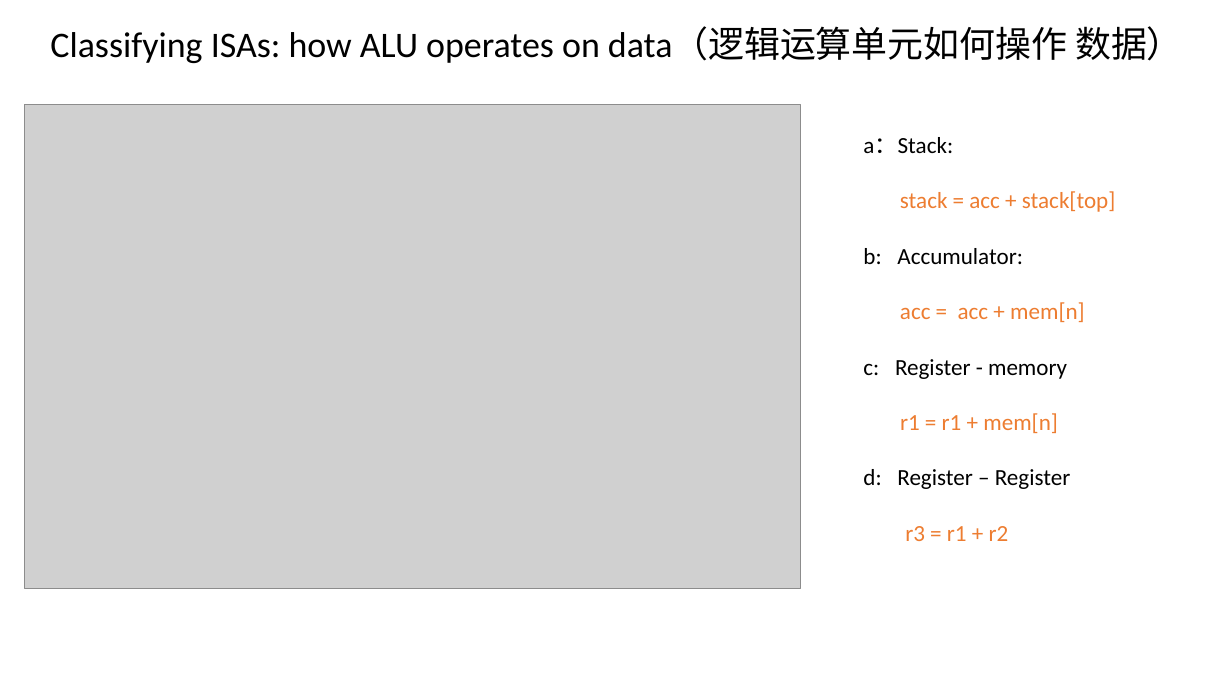
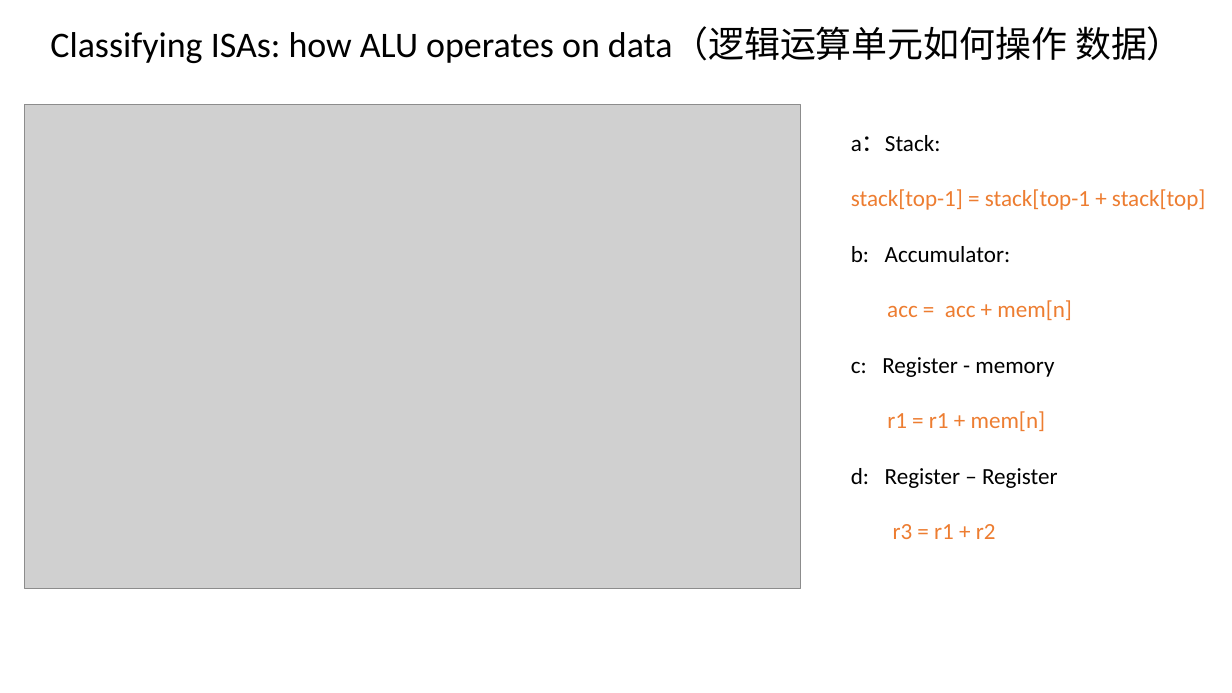
Before and after one commit to vcboy1/Leeds, a slide deck: slide 50 of 26fall/1860/Lecture/Week1.6/Lec_1.6.1_Architecture_and_Instruction_Sets.pptx. Drawn at 1232x693 pixels with LibreOffice and Linux fonts; fonts in the diff are those of the drawing; grey boxes stand for pictures. Boxes give left, top, right and bottom in pixels: in the first picture for what was removed or moved away, otherwise in the second. Text is boxed around its words. In the diff, an @@ line names an element or a change of style, - is before the commit and + after.

```diff
--- a/26fall/1860/Lecture/Week1.6/Lec_1.6.1_Architecture_and_Instruction_Sets.pptx
+++ b/26fall/1860/Lecture/Week1.6/Lec_1.6.1_Architecture_and_Instruction_Sets.pptx
@@ text "a：Stack:" moved from (x1=863, y1=137, x2=1116, y2=541) to (x1=851, y1=135, x2=1206, y2=539) @@
@@ text at (x1=851, y1=189, x2=1206, y2=210): text changed @@
-stack = acc + stack[top]
+stack[top-1] = stack[top-1 + stack[top]
```
Also in this commit, not shown: 7 other slides changed, 1 slide added, 1 slide removed, 4 other files.
